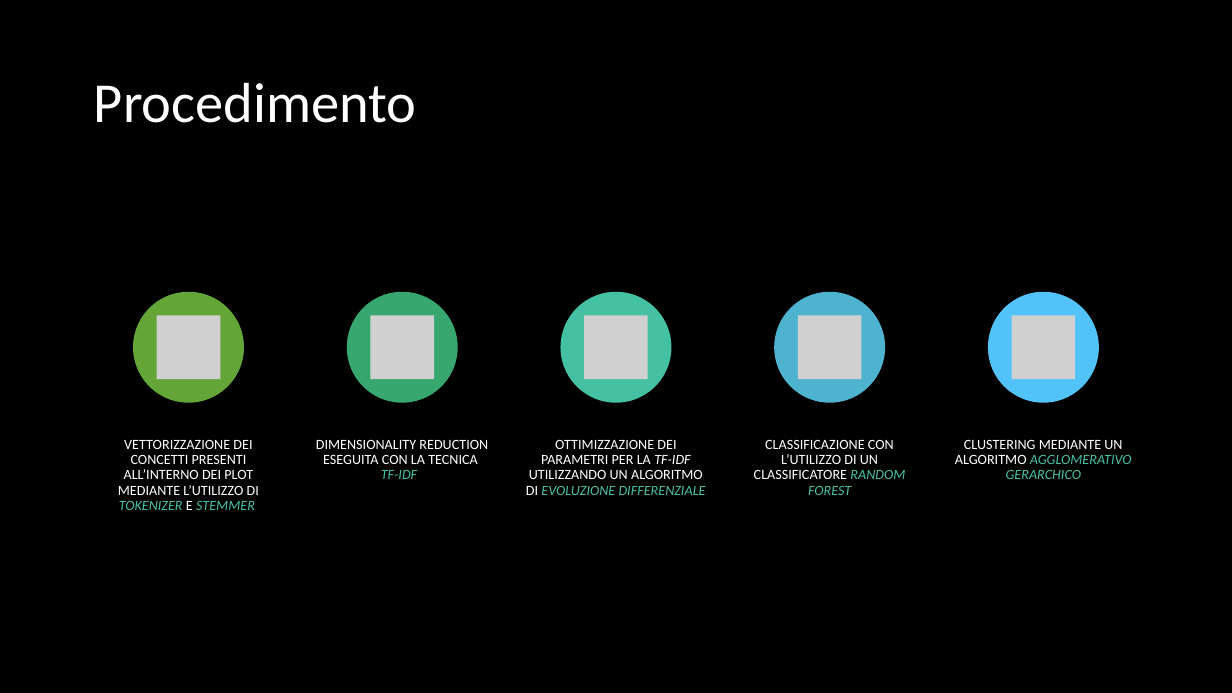
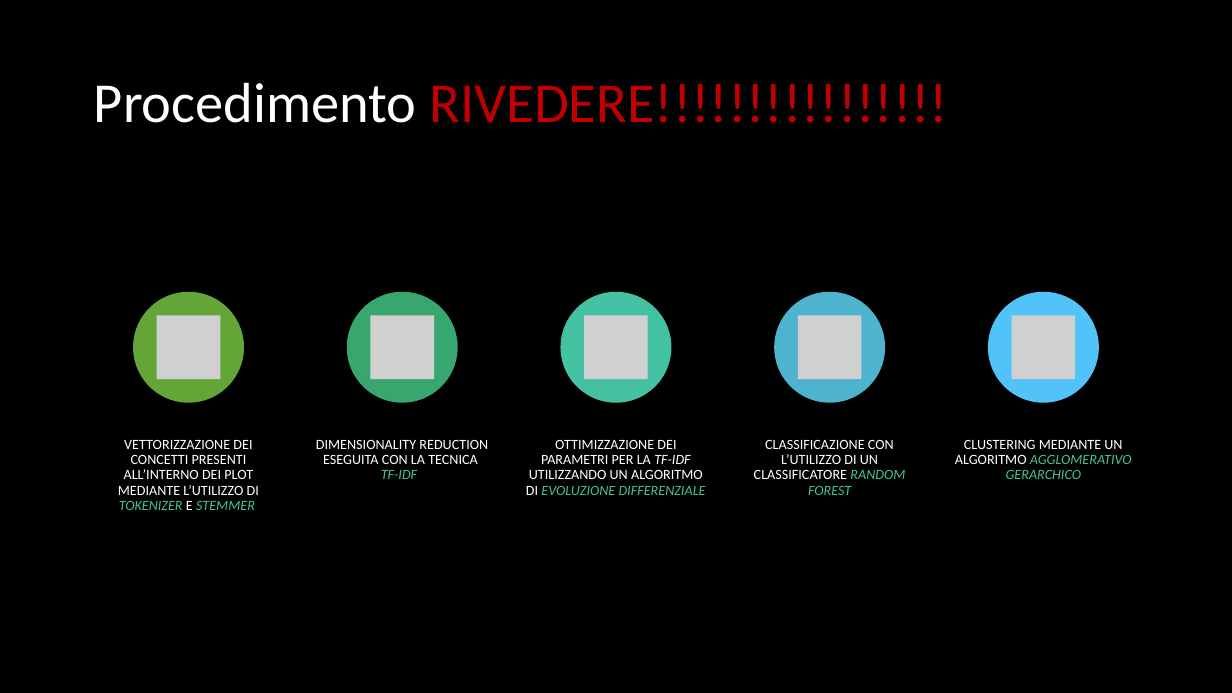
Before and after one commit to unipi-fr/LargeScaleMultiStructureDatabases, a slide deck: slide 4 of Task2/Documentation/Data Mining/Presentazione Data Mining.pptx. Drawn at 1232x693 pixels with LibreOffice and Linux fonts; fonts in the diff are those of the drawing; grey boxes stand for pictures. Boxes give left, top, right and bottom in pixels: in the first picture for what was removed or moved away, otherwise in the second. Text is boxed around its words. In the diff, an @@ line names an element or a change of style, - is before the commit and + after.

```diff
--- a/Task2/Documentation/Data Mining/Presentazione Data Mining.pptx
+++ b/Task2/Documentation/Data Mining/Presentazione Data Mining.pptx
@@ title at bbox=[94, 82, 948, 123]: text changed; text colour #FFFFFF to #C00000 @@
-Procedimento
+Procedimento RIVEDERE!!!!!!!!!!!!!!!!
```
Also in this commit, not shown: 5 other slides changed, 10 slides added, 1 slide removed, 9 other files.
